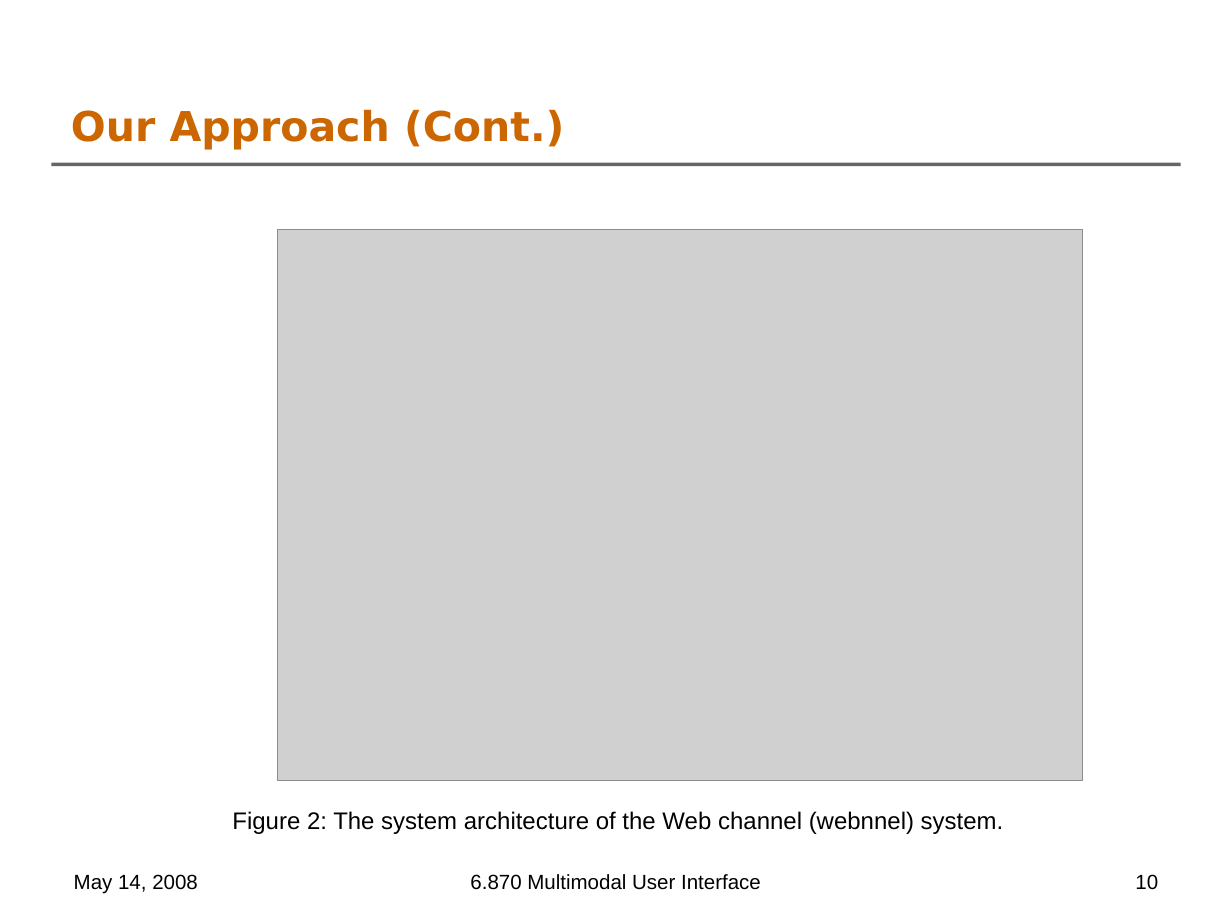
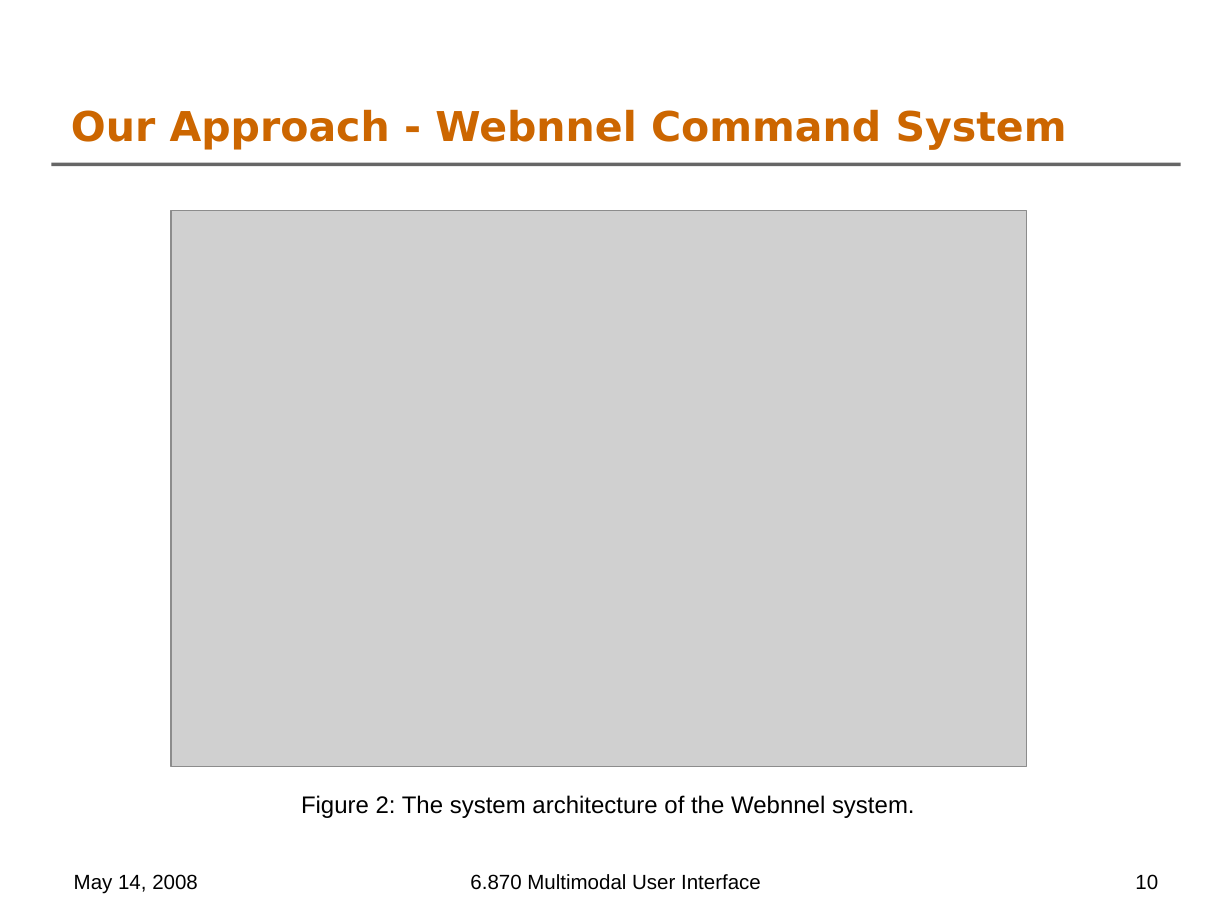
Before and after one commit to oshanis/webnnel, a slide deck: slide 10 of docs/6.870 Final Project Presentation.ppt. Drawn at 1232x924 pixels with LibreOffice and Linux fonts; fonts in the diff are those of the drawing; grey boxes stand for pictures; background and template pictures are left out. Boxes give left, top, right and bottom in pixels: in the first picture for what was removed or moved away, otherwise in the second. Text is boxed around its words. In the diff, an @@ line names an element or a change of style, - is before the commit and + after.

```diff
--- a/docs/6.870 Final Project Presentation.ppt
+++ b/docs/6.870 Final Project Presentation.ppt
@@ title at (71, 109, 1067, 150): text changed @@
-Our Approach (Cont.)
+Our Approach - Webnnel Command System
@@ picture: place and size @@
-picture at (277, 229, 1083, 780)
+picture at (171, 211, 1026, 768)
@@ text at (301, 795, 915, 818): text changed @@
-Figure 2: The system architecture of the Web channel (webnnel) system.
+Figure 2: The system architecture of the Webnnel system.
```
Also in this commit, not shown: 9 other slides changed, 3 slides added.
